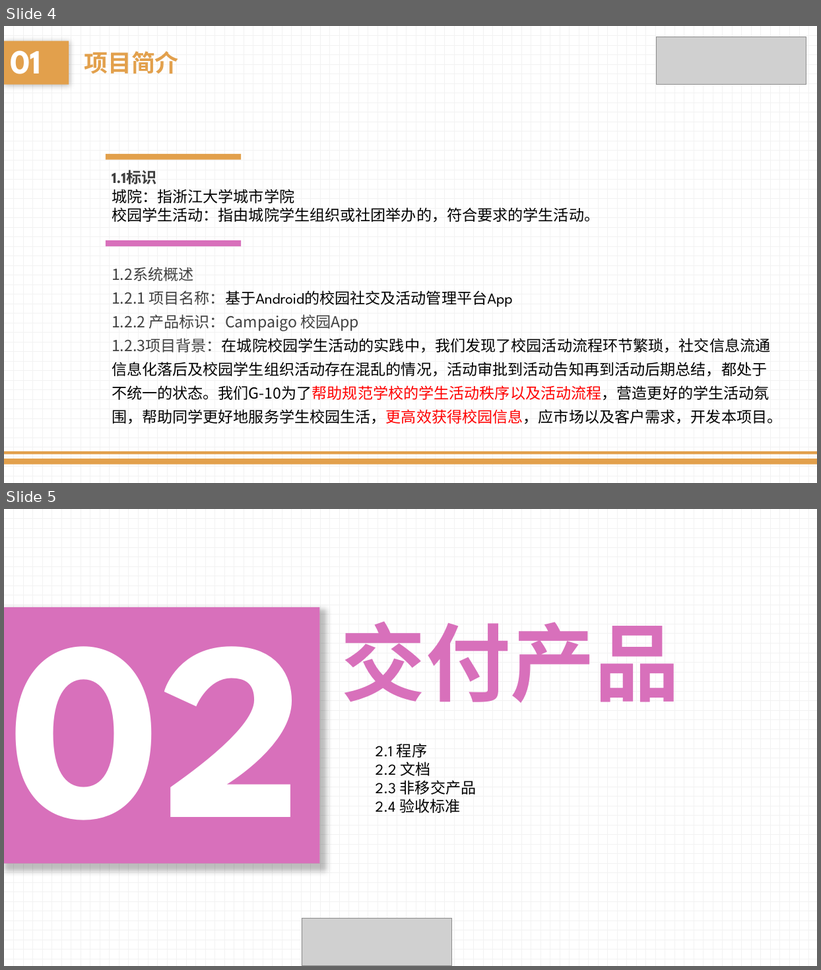
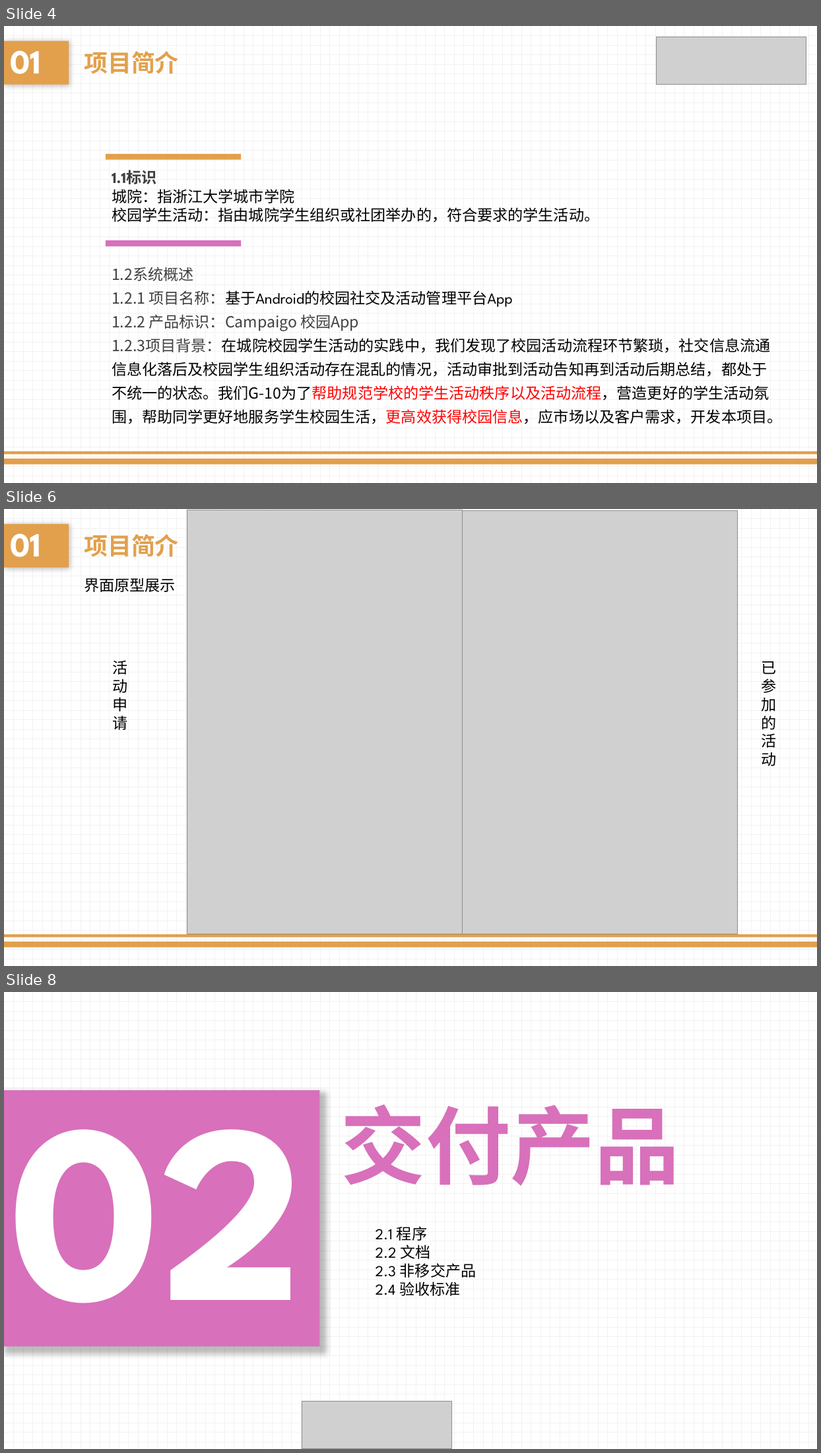
Before and after one commit to liuk5546/campaigo, a slide deck: doc/项目计划ppt.pptx. Shown one above the other, each under a label of ours: slides 4 and 5 before the commit, slides 4, 6 and 8 after it; the slides between them are not shown. The pictures are 821x970 and 821x1453 pixels, drawn with LibreOffice and Linux fonts; fonts in the diff are those of the drawing; grey boxes stand for pictures. Boxes give left, top, right and bottom in pixels: in the first picture for what was removed or moved away, otherwise in the second. Text is boxed around its words. In the diff, an @@ line names an element or a change of style, - is before the commit and + after.

```diff
--- a/doc/项目计划ppt.pptx
+++ b/doc/项目计划ppt.pptx
@@ slide 6 added at <box>4,509,817,966</box>, background pattern #F2F2F2 on #FFFFFF; not listed: 2 template elements that a slide beside it also shows @@
@@ text added at <box>4,524,69,567</box>, fill #E2A04C, 40 pt, text #FFFFFF, bold @@
+01
@@ picture added at <box>187,510,463,934</box> @@
@@ picture added at <box>463,511,738,934</box> @@
@@ text added at <box>84,534,179,557</box>, 28 pt, text #E2A04C, bold @@
+项目简介
@@ text added at <box>84,578,176,592</box>, 18 pt, text #000000 @@
+界面原型展示
@@ text added at <box>113,660,128,730</box>, 18 pt, text #000000 @@
+活动申请
@@ text added at <box>761,661,776,766</box>, 18 pt, text #000000 @@
+已参加的活动
@@ what was slide 5 is now slide 8 @@
```
Also in this commit, not shown: 2 other slides added, 2 other files.
